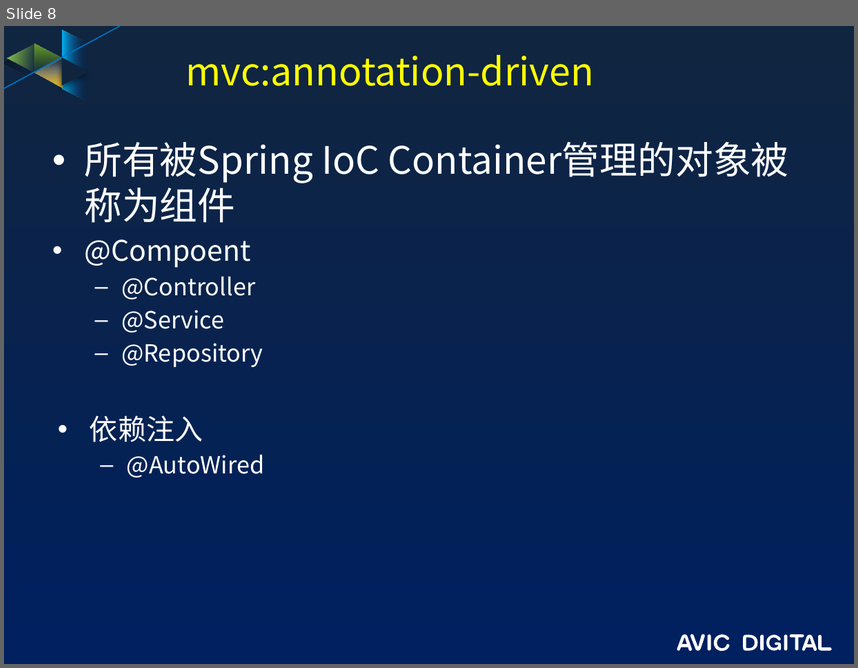
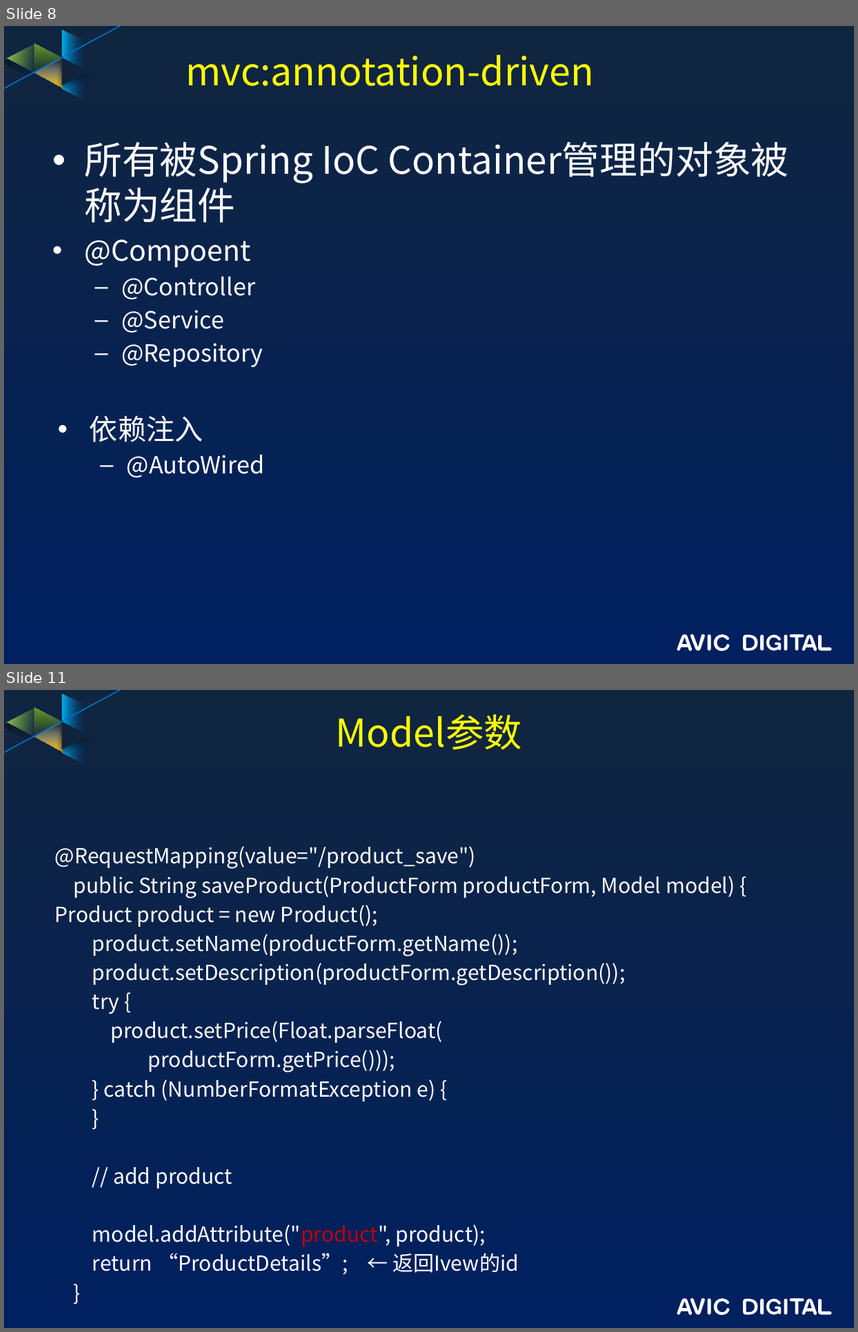
Before and after one commit to guofengzh/java-way, a slide deck: spring/docs/08-spring-mvc.pptx. Shown one above the other, each under a label of ours: slide 8 before the commit, slides 8 and 11 after it; the slides between them are not shown. The pictures are 858x668 and 858x1332 pixels, drawn with LibreOffice and Linux fonts; fonts in the diff are those of the drawing; background and template pictures are left out. Boxes give left, top, right and bottom in pixels: in the first picture for what was removed or moved away, otherwise in the second. Text is boxed around its words. In the diff, an @@ line names an element or a change of style, - is before the commit and + after.

```diff
--- a/spring/docs/08-spring-mvc.pptx
+++ b/spring/docs/08-spring-mvc.pptx
@@ slide 11 added at box(4, 690, 854, 1328), background gradient #10253F to #002060; not listed: 17 template elements that a slide beside it also shows @@
@@ title added at box(336, 714, 522, 750), 32.4 pt, text #FFFF00 @@
+Model参数
@@ text added at box(55, 846, 735, 1274), 17.6 pt, text #FFFFFF @@
+@RequestMapping(value="/product_save")
+public String saveProduct(ProductForm productForm, Model model) {
+Product product = new Product();
+product.setName(productForm.getName());
+product.setDescription(productForm.getDescription());
+try {
+product.setPrice(Float.parseFloat(
+productForm.getPrice()));
+} catch (NumberFormatException e) {
+}
+// add product
+model.addAttribute("product", product);
+return “ProductDetails”; ← 返回Ivew的id
+}
```
Also in this commit, not shown: 5 other slides added, 13 other files.
